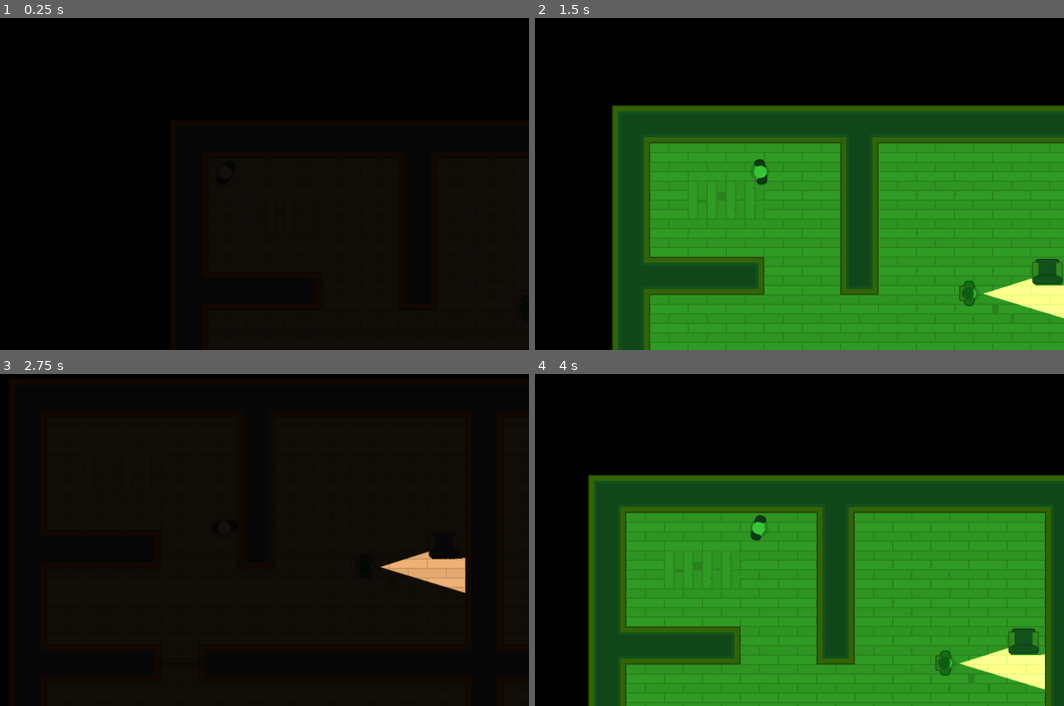
Above: before the commit, frames 1-4 (two rows, left to right).
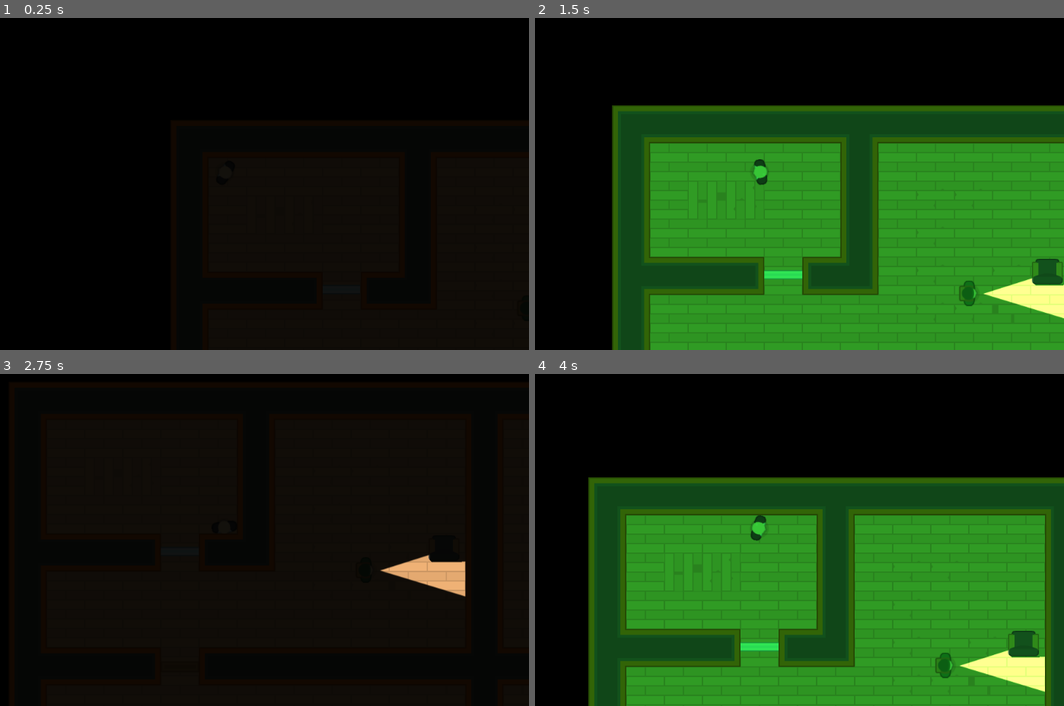
Above: after the commit, the same moments.

Repository: EvertonHimself/HeistMeisters
Game: Godot game, scene res://Levels/Level1.tscn
Same seed, same stepped clock (60 frames per second), same inputs: the game is played once before the commit and once after it.
Inputs (mouse positions are in pixels of both pictures, inside the frame that each line leads up to):
- Up to frame 1 (0.25 s): no input
- Up to frame 2 (1.5 s): tap Enter at 0.5 s; move the mouse to (894, 154) at 0.52 s; hold D (move_right) 0.53-1.28 s; tap F (flashlight) at 0.6, 1.35 s; click (894, 154) at 0.67 s; move the mouse to (635, 190) at 1.27 s; hold S (move_down) from 1.28 s (still down); click (635, 190) at 1.42 s
- Up to frame 3 (2.75 s): move the mouse to (243, 686) at 2.02 s; release S (move_down) at 2.03 s; hold D (move_right) from 2.03 s (still down); tap F (flashlight) at 2.1 s; click (243, 686) at 2.17 s
- Up to frame 4 (4 s): move the mouse to (730, 599) at 2.77 s; release D (move_right) at 2.78 s; hold W (move_up) 2.78-3.53 s; tap F (flashlight) at 2.85, 3.6 s; click (730, 599) at 2.92 s; move the mouse to (942, 583) at 3.52 s; hold A (move_left) from 3.53 s (still down); click (942, 583) at 3.67 s

The runs differ from the first frame. In frame 2, 1.1% of the frame differs, in the area x 43-59%, y 71-84%; in frame 3, 0.6%; in frame 4, 7.4%, in the area x 10-100%, y 30-100%.
Error in both runs: Invalid get index '0' (on base: 'PoolVector2Array'). (res://Characters/NPCs/Guard.gd:26)

Commit message:
Finished programming the Numpad.
Programmed the numpad.

Diff:
--- /dev/null
+++ b/Doors/LockedDoor.gd
@@ -0,0 +1,14 @@
+extends "res://Doors/Door.gd"
+
+func _on_Door_input_event(viewport, event, shape_idx):
+	if Input.is_mouse_button_pressed(BUTTON_LEFT) and can_click:
+		$CanvasLayer/Numpad.popup_centered()
+
+func _on_Door_body_exited(body):
+	if body.collision_layer == 1:
+		can_click = false
+		$CanvasLayer/Numpad.hide()
+
+func _on_Numpad_combination_correct():
+	open()
+	$CanvasLayer/Numpad.hide()
--- /dev/null
+++ b/Doors/LockedDoor.tscn
@@ -0,0 +1,19 @@
+[gd_scene load_steps=5 format=2]
+
+[ext_resource path="res://Doors/Door.tscn" type="PackedScene" id=1]
+[ext_resource path="res://GFX/PNG/Tiles/tile_463.png" type="Texture" id=2]
+[ext_resource path="res://Interface/Numpad.tscn" type="PackedScene" id=3]
+[ext_resource path="res://Doors/LockedDoor.gd" type="Script" id=4]
+
+[node name="LockedDoor" instance=ExtResource( 1 )]
+script = ExtResource( 4 )
+
+[node name="DoorSprite" parent="." index="1"]
+texture = ExtResource( 2 )
+
+[node name="CanvasLayer" type="CanvasLayer" parent="." index="4"]
+
+[node name="Numpad" parent="CanvasLayer" index="0" instance=ExtResource( 3 )]
+margin_right = 300.0
+margin_bottom = 400.0
+[connection signal="combination_correct" from="CanvasLayer/Numpad" to="." method="_on_Numpad_combination_correct"]
--- /dev/null
+++ b/Interface/Numpad.gd
@@ -0,0 +1,54 @@
+extends Popup
+
+var combination = [0,4,5,1]
+var guess = []
+
+onready var display = $VBoxContainer/DisplayContainer/Display
+onready var light = $VBoxContainer/ButtonContainer/GridContainer/StatusLight
+
+signal combination_correct
+
+func _ready():
+	connect_buttons()
+
+func connect_buttons():
+	for child in $VBoxContainer/ButtonContainer/GridContainer.get_children():
+		if child is Button:
+			child.connect("pressed", self, "Button_pressed", [child.text])
+
+func Button_pressed(button):
+	if button == "OK":
+		check_guess()
+	else:
+		enter(int(button))
+
+func check_guess():
+	if guess == combination:
+		$AudioStreamPlayer2D.stream = load("res://SFX/threeTone1.ogg")
+		$AudioStreamPlayer2D.play()
+		light.texture = load("res://GFX/Interface/PNG/dotGreen.png")
+		#emit_signal("combination_correct")
+		$Timer.start()
+	else:
+		reset_lock()
+
+func enter(button):
+	$AudioStreamPlayer2D.stream = load("res://SFX/twoTone1.ogg")
+	$AudioStreamPlayer2D.play()
+	guess.append(button)
+	update_display()
+
+func update_display():
+	display.text = PoolStringArray(guess).join("")
+	if guess.size() == combination.size():
+		check_guess()
+
+func reset_lock():
+	light.texture = load("res://GFX/Interface/PNG/dotRed.png")
+	display.text = ""
+	guess.clear()
+
+
+func _on_Timer_timeout():
+	emit_signal("combination_correct")
+	reset_lock()
--- a/Interface/Numpad.tscn
+++ b/Interface/Numpad.tscn
@@ -11,23 +11,24 @@
 [ext_resource path="res://GFX/Interface/PNG/metalPanel_redCorner.png" type="Texture" id=9]
 [ext_resource path="res://GFX/Interface/PNG/dotRed.png" type="Texture" id=10]
 [ext_resource path="res://GFX/Interface/Fonts/kenvector_future_thin.ttf" type="DynamicFontData" id=11]
-
-[sub_resource type="DynamicFont" id=3]
+[ext_resource path="res://Interface/Numpad.gd" type="Script" id=12]
+
+[sub_resource type="DynamicFont" id=1]
 size = 18
 font_data = ExtResource( 11 )
 
-[sub_resource type="DynamicFont" id=1]
+[sub_resource type="DynamicFont" id=2]
 size = 24
 font_data = ExtResource( 3 )
 
-[sub_resource type="Theme" id=2]
-default_font = SubResource( 1 )
+[sub_resource type="Theme" id=3]
+default_font = SubResource( 2 )
 Button/colors/font_color = Color( 0, 0, 0, 1 )
 Button/colors/font_color_disabled = Color( 0.9, 0.9, 0.9, 0.2 )
 Button/colors/font_color_hover = Color( 0, 0, 0, 1 )
 Button/colors/font_color_pressed = Color( 0, 0, 0, 1 )
 Button/constants/hseparation = 2
-Button/fonts/font = SubResource( 3 )
+Button/fonts/font = SubResource( 1 )
 Button/styles/disabled = null
 Button/styles/focus = null
 Button/styles/hover = ExtResource( 4 )
@@ -47,11 +48,11 @@
 region_rect = Rect2( 0, 0, 100, 100 )
 
 [node name="Numpad" type="Popup"]
-visible = true
 margin_right = 40.0
 margin_bottom = 40.0
 rect_min_size = Vector2( 300, 400 )
-theme = SubResource( 2 )
+theme = SubResource( 3 )
+script = ExtResource( 12 )
 __meta__ = {
 "_edit_use_anchors_": false
 }
@@ -82,8 +83,8 @@
 margin_bottom = 100.0
 
 [node name="NinePatchRect" type="NinePatchRect" parent="VBoxContainer/DisplayContainer"]
-margin_left = 14.0
-margin_right = 264.0
+margin_left = 15.0
+margin_right = 265.0
 margin_bottom = 100.0
 rect_min_size = Vector2( 250, 100 )
 texture = ExtResource( 1 )
@@ -92,13 +93,14 @@
 patch_margin_right = 4
 patch_margin_bottom = 4
 
-[node name="Label" type="Label" parent="VBoxContainer/DisplayContainer"]
+[node name="Display" type="Label" parent="VBoxContainer/DisplayContainer"]
 margin_left = 90.0
 margin_top = 36.0
 margin_right = 190.0
 margin_bottom = 63.0
+size_flags_horizontal = 3
 custom_colors/font_color = Color( 0, 0, 0, 1 )
-text = "Teste"
+align = 1
 
 [node name="ButtonContainer" type="CenterContainer" parent="VBoxContainer"]
 margin_top = 150.0
@@ -204,3 +206,9 @@
 custom_styles/pressed = SubResource( 5 )
 custom_styles/normal = SubResource( 6 )
 text = "OK"
+
+[node name="AudioStreamPlayer2D" type="AudioStreamPlayer2D" parent="."]
+
+[node name="Timer" type="Timer" parent="."]
+one_shot = true
+[connection signal="timeout" from="Timer" to="." method="_on_Timer_timeout"]
--- a/Levels/Level1.tscn
+++ b/Levels/Level1.tscn
@@ -1,14 +1,15 @@
-[gd_scene load_steps=5 format=2]
+[gd_scene load_steps=6 format=2]
 
 [ext_resource path="res://Levels/TemplateLevel.tscn" type="PackedScene" id=1]
 [ext_resource path="res://Characters/NPCs/Camera.tscn" type="PackedScene" id=2]
 [ext_resource path="res://Characters/NPCs/Guard.tscn" type="PackedScene" id=3]
 [ext_resource path="res://Doors/Door.tscn" type="PackedScene" id=4]
+[ext_resource path="res://Doors/LockedDoor.tscn" type="PackedScene" id=5]
 
 [node name="Level1" instance=ExtResource( 1 )]
 
 [node name="TileMap" parent="Navigation2D" index="0"]
-tile_data = PoolIntArray( 0, 2, 0, 1, 2, 2, 2, 2, 2, 3, 2, 2 …(1066 unchanged characters)…  2, 262147, 2, 5, 262148, 5, 0, 262149, 5, 0, 262150, 2, 6, 262151, 5, 0, 262152, 5, 4, 262153, 5, …(2477 unchanged characters)…
+tile_data = PoolIntArray( 0, 2, 0, 1, 2, 2, 2, 2, 2, 3, 2, 2 …(1066 unchanged characters)…  2, 262147, 2, 5, 262148, 5, 0, 262149, 2, 65542, 262150, 2, 65537, 262151, 5, 0, 262152, 5, 4, 262153, 5, …(2477 unchanged characters)…
 
 [node name="Position2D" type="Position2D" parent="Navigation2D/Destinations" index="0"]
 position = Vector2( 350.28, 702.864 )
@@ -52,3 +53,6 @@
 
 [node name="Door" parent="Doors" index="0" instance=ExtResource( 4 )]
 position = Vector2( 287.882, 480.432 )
+
+[node name="LockedDoor" parent="LockedDoors" index="0" instance=ExtResource( 5 )]
+position = Vector2( 287.586, 285.905 )
--- a/Levels/TemplateLevel.tscn
+++ b/Levels/TemplateLevel.tscn
@@ -5,37 +5,37 @@
 [ext_resource path="res://GFX/Tilesheet/tilesheet_complete.png" type="Texture" id=3]
 [ext_resource path="res://Interface/VisionMode.tscn" type="PackedScene" id=4]
 
-[sub_resource type="OccluderPolygon2D" id=8]
+[sub_resource type="OccluderPolygon2D" id=1]
 polygon = PoolVector2Array( 64, 64, 0, 64, 0, 0, 64, 0 )
 
-[sub_resource type="ConvexPolygonShape2D" id=1]
+[sub_resource type="ConvexPolygonShape2D" id=2]
+points = PoolVector2Array( 64, 0, 64, 64, 0, 64, 0, 0 )
+
+[sub_resource type="OccluderPolygon2D" id=3]
+polygon = PoolVector2Array( 0, 4, 0, 64, 64, 64, 64, 0, 0, 0 )
+
+[sub_resource type="ConvexPolygonShape2D" id=4]
+points = PoolVector2Array( 64, 0, 64, 0, 64, 64, 0, 64, 0, 0 )
+
+[sub_resource type="OccluderPolygon2D" id=5]
+polygon = PoolVector2Array( 0, 4, 0, 64, 64, 64, 64, 0, 0, 0 )
+
+[sub_resource type="ConvexPolygonShape2D" id=6]
+points = PoolVector2Array( 0, 64, 0, 0, 64, 0, 64, 64, 64, 64 )
+
+[sub_resource type="OccluderPolygon2D" id=7]
+polygon = PoolVector2Array( 64, 64, 0, 64, 0, 0, 64, 0 )
+
+[sub_resource type="ConvexPolygonShape2D" id=8]
 points = PoolVector2Array( 64, 0, 64, 64, 0, 64, 0, 0 )
 
 [sub_resource type="OccluderPolygon2D" id=9]
-polygon = PoolVector2Array( 0, 4, 0, 64, 64, 64, 64, 0, 0, 0 )
-
-[sub_resource type="ConvexPolygonShape2D" id=2]
-points = PoolVector2Array( 64, 0, 64, 0, 64, 64, 0, 64, 0, 0 )
-
-[sub_resource type="OccluderPolygon2D" id=10]
-polygon = PoolVector2Array( 0, 4, 0, 64, 64, 64, 64, 0, 0, 0 )
-
-[sub_resource type="ConvexPolygonShape2D" id=3]
-points = PoolVector2Array( 0, 64, 0, 0, 64, 0, 64, 64, 64, 64 )
-
-[sub_resource type="OccluderPolygon2D" id=11]
-polygon = PoolVector2Array( 64, 64, 0, 64, 0, 0, 64, 0 )
-
-[sub_resource type="ConvexPolygonShape2D" id=4]
-points = PoolVector2Array( 64, 0, 64, 64, 0, 64, 0, 0 )
-
-[sub_resource type="OccluderPolygon2D" id=5]
 polygon = PoolVector2Array( 4, 8, 8, 8, 12, 4, 44, 4, 48, 8, 52, 8, 52, 44, 48, 48, 8, 48, 4, 44 )
 
-[sub_resource type="ConvexPolygonShape2D" id=6]
+[sub_resource type="ConvexPolygonShape2D" id=10]
 points = PoolVector2Array( 4, 8, 12, 8, 12, 0, 44, 0, 44, 8, 52, 8, 52, 48, 4, 48 )
 
-[sub_resource type="TileSet" id=7]
+[sub_resource type="TileSet" id=11]
 0/name = "tilesheet_complete.png 0"
 0/texture = ExtResource( 3 )
 0/tex_offset = Vector2( 0, 0 )
@@ -177,3 +177,5 @@
 [node name="Guards" type="Node2D" parent="."]
 
 [node name="Doors" type="Node" parent="."]
+
+[node name="LockedDoors" type="Node" parent="."]
Not shown: 1 places in Interface/Numpad.tscn that only renumber resources
Not shown: 6 places in Levels/TemplateLevel.tscn that only renumber resources
Not shown, changed: SFX/twoTone1.ogg.import
